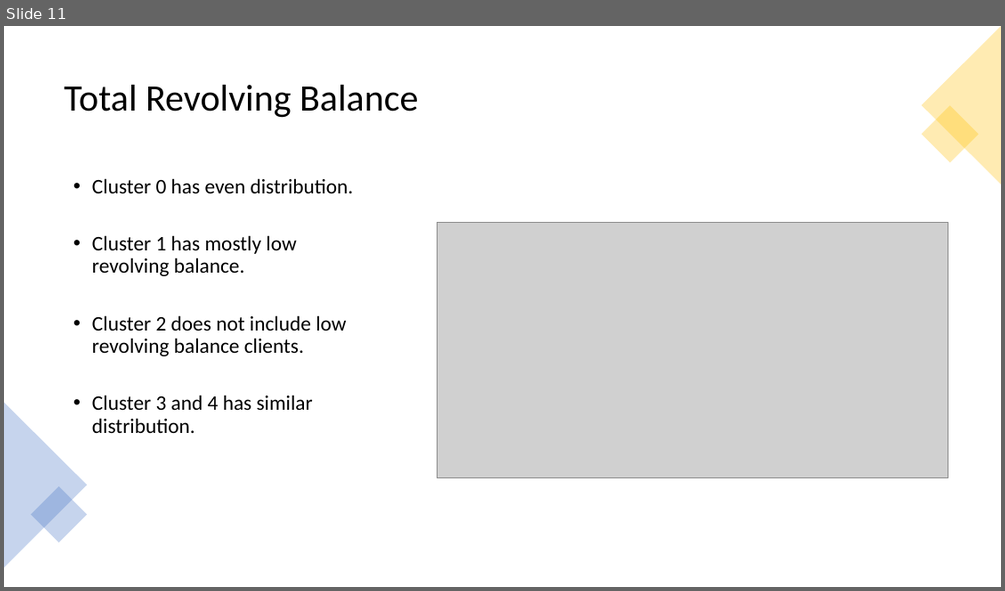
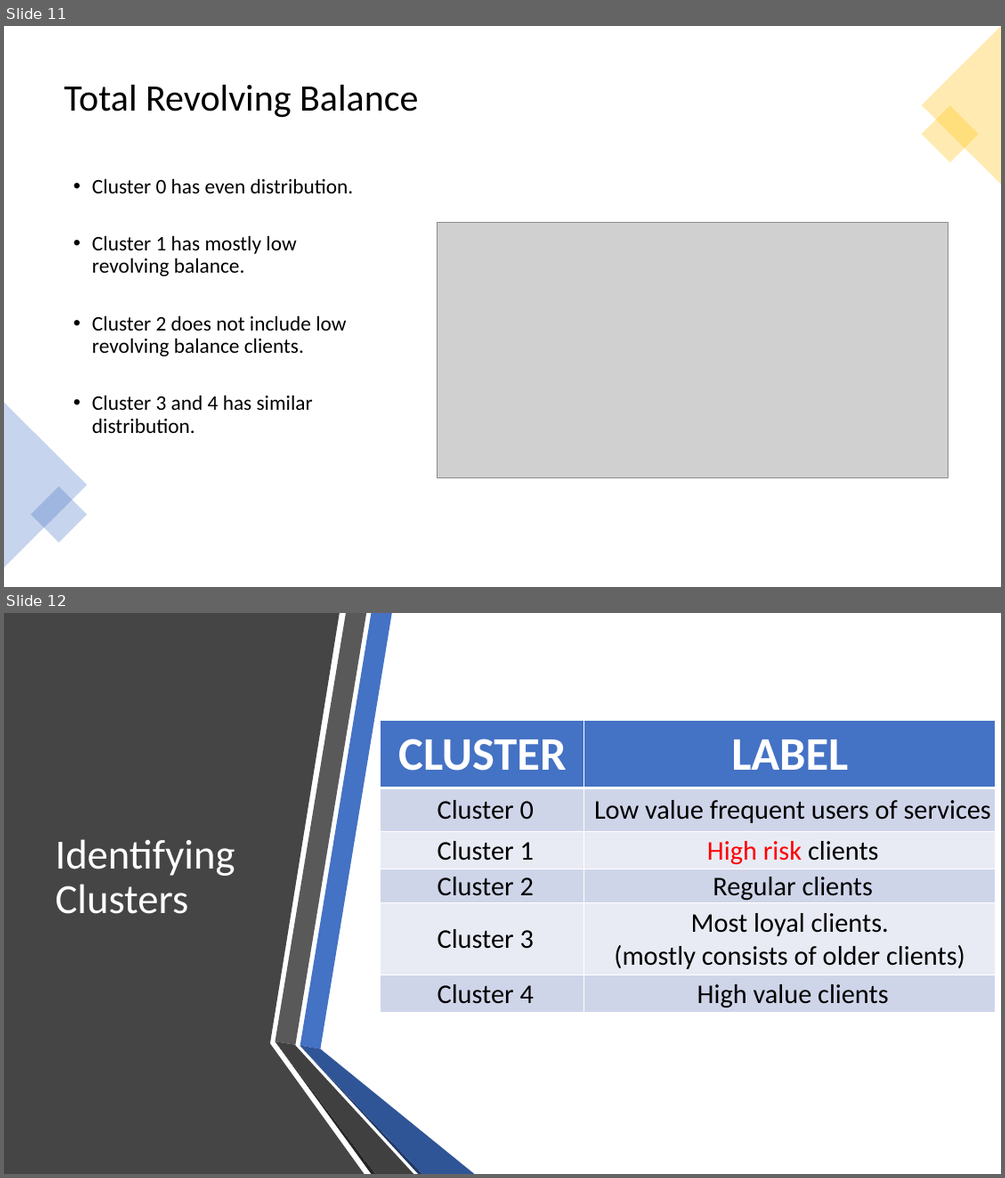
Before and after one commit to tamjid-ahsan/capstone_customer_churn, a slide deck: presentation.pptx. Shown one above the other, each under a label of ours: slide 11 before the commit, slides 11 and 12 after it. The pictures are 1005x591 and 1005x1178 pixels, drawn with LibreOffice and Linux fonts; fonts in the diff are those of the drawing; grey boxes stand for pictures. Boxes give left, top, right and bottom in pixels: in the first picture for what was removed or moved away, otherwise in the second. Text is boxed around its words. In the diff, an @@ line names an element or a change of style, - is before the commit and + after.

```diff
--- a/presentation.pptx
+++ b/presentation.pptx
@@ slide 12 added at [4, 613, 1001, 1174], background #FFFFFF @@
@@ freeform shape added at [4, 613, 364, 1174], fill #454545 @@
@@ table added at [380, 721, 995, 1013], 6 rows, 2 columns @@
+CLUSTER | LABEL
+Cluster 0 | Low value frequent users of services
+Cluster 1 | High risk clients
+Cluster 2 | Regular clients
+Cluster 3 | Most loyal clients. / (mostly consists of older clients)
+Cluster 4 | High value clients
@@ title added at [56, 839, 235, 914], 40 pt, text #FFFFFF @@
+Identifying Clusters
@@ group added at [275, 613, 474, 1174]: 6 freeform shapes @@
```
Also in this commit, not shown: 3 slides changed, 1 other slide added, 2 slides removed, 18 other files.
